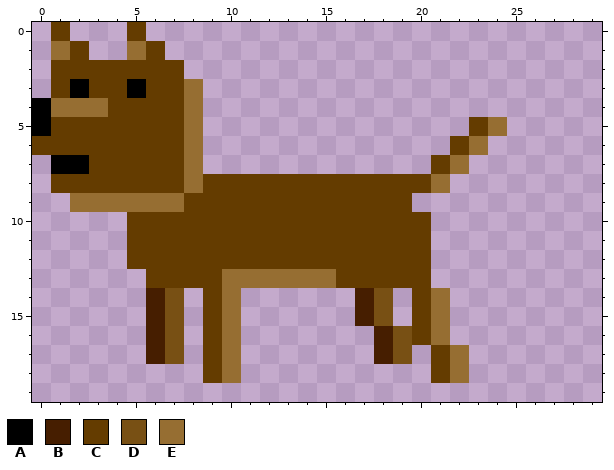
File history of a pixel-art sprite, david/test.png. That is the earlier state.
The file is 30x20 pixels.
Palette (. is transparent): A #000000  B #461e00  C #643c00  D #785014  E #966e32
Pixels before, first column x 0:
 0 .C...C...................
 1 .EC..EC..................
 2 .CCCCCCC.................
 3 .CACCACCE................
 4 AEEECCCCE................
 5 ACCCCCCCE..............CE
 6 CCCCCCCCE.............CE.
 7 .AACCCCCE............CE..
 8 .CCCCCCCECCCCCCCCCCCCE...
 9 ..EEEEEECCCCCCCCCCCC.....
10 .....CCCCCCCCCCCCCCCC....
11 .....CCCCCCCCCCCCCCCC....
12 .....CCCCCCCCCCCCCCCC....
13 ......CCCCEEEEEECCCCC....
14 ......BD.CE......BD.CE...
15 ......BD.CE......BD.CE...
16 ......BD.CE.......BDCE...
17 ......BD.CE.......BD.CE..
18 .........CE..........CE..
And afterwards:
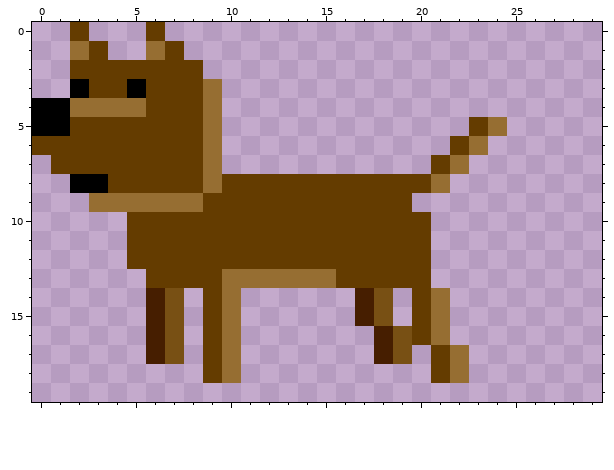
From old to new:
Changed rows in their new state; - is an unchanged pixel.
first column x 1:
 0 .C--.C---
 1 .EC-.EC--
 2 .------C-
 3 .------CE
 4 A--EE--CE
 5 A------CE
 6 -------CE
 7 CC-----CE
 8 .AA----CE
 9 -.-----E-
Boxes around the changes in both pictures, in picture pixels (x1, y1, x2, y2):
changed: (51, 22, 222, 212)
